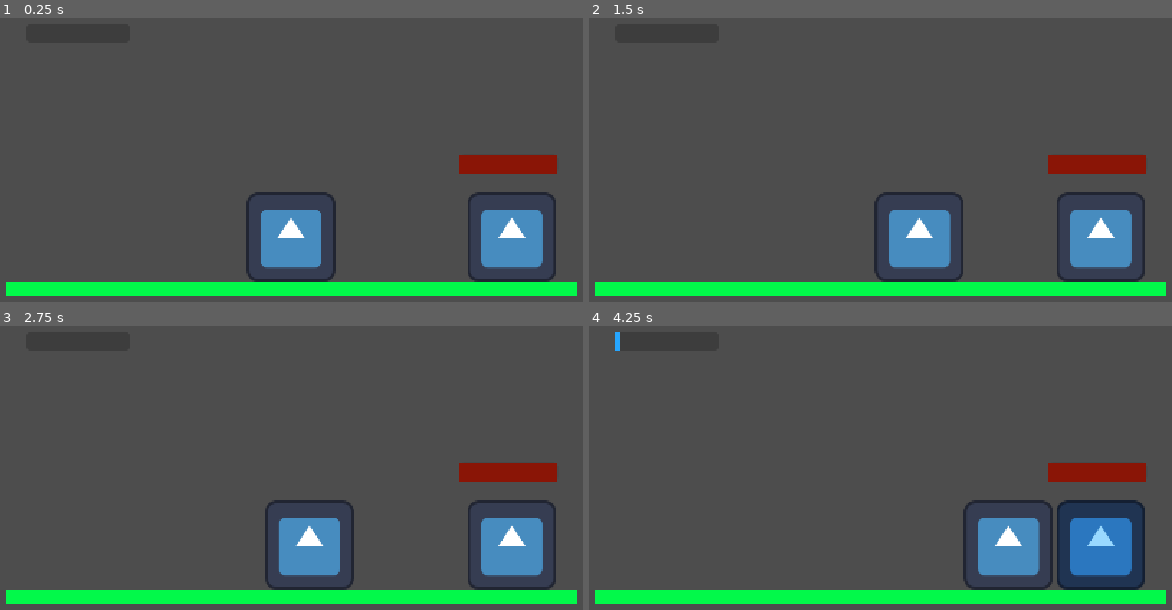
Above: before the commit, frames 1-4 (two rows, left to right).
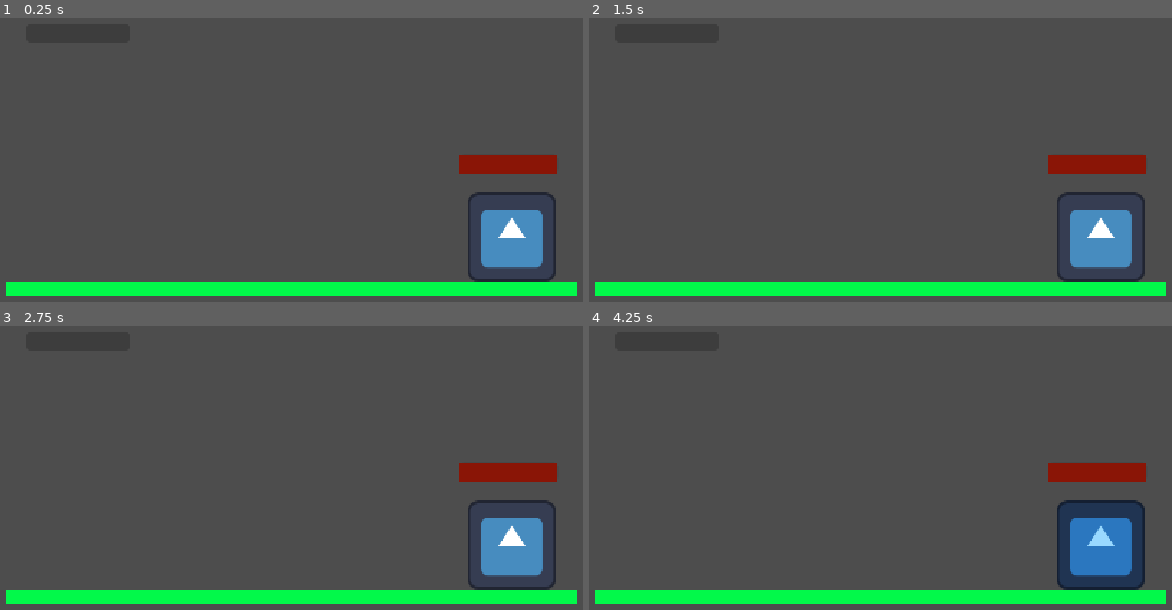
Above: after the commit, the same moments.

Repository: Santi234wa/Proyecto_juego_peleas
Game: Godot game, scene res://resources/characters/test_map.tscn
Two runs of this game, one before a commit and one after it. Both use one fixed random seed, a clock stepped at 60 frames per second and the inputs below. The project has no main scene, so this scene is started directly. The engine's default icon, where the game draws it, is replaced by a stand-in: a white triangle on a blue panel in a dark square.
Inputs:
- Up to frame 1 (0.25 s): no input
- Up to frame 2 (1.5 s): tap Enter at 0.5 s; hold D (p1_right) from 0.53 s (still down); tap F (p1_attack) at 0.6 s; tap W (p1_jump) at 0.77 s; tap S (p1_block) at 1.35 s
- Up to frame 3 (2.75 s): tap W (p1_jump) at 1.52 s; release D (p1_right) at 2.03 s; hold A (p1_left) from 2.03 s (still down); tap H (p1_transform) at 2.1 s
- Up to frame 4 (4.25 s): release A (p1_left) at 2.78 s; hold D (p1_right) from 2.78 s (still down); tap B at 2.85 s; tap W (p1_jump) at 3.02, 3.77 s; tap K at 3.6 s

The runs differ from the first frame. In frame 1, 2.7% of the frame differs, in the area x 42-58%, y 61-93%; in frame 2, 2.8%; in frame 3, 2.7%; in frame 4, 2.9%, in the area x 4-80%, y 2-93%.

Commit message:
tune: Calibrar timing del ataque (startup delay 0.28s) segun los frames del sprite de Goku

Diff:
--- a/resources/characters/goku.tres
+++ b/resources/characters/goku.tres
@@ -6,27 +6,9 @@
 script = ExtResource("1_g6noj")
 id = "goku"
 display_name = "Goku"
-max_health = 100.0
-max_energy = 100.0
 move_speed = 200.0
-jump_force = -500.0
-gravity_scale = 1.0
-damage_basic = 8.0
-damage_special = 20.0
-energy_cost_special = 25.0
-energy_cost_transform = 40.0
-attack_duration = 0.5
-attack_active_start = 0.1
-attack_active_end = 0.35
-hurt_duration = 0.4
-energy_on_hit_dealt = 10.0
-energy_on_hit_taken = 5.0
-transform_name = "Super Saiyajin"
-transform_speed_mult = 1.35
-transform_damage_mult = 1.5
-ki_drain_per_second = 8.0
-ki_gain_hit_mult_transformed = 0.3
+attack_duration = 0.65
+attack_active_start = 0.28
+attack_active_end = 0.48
 transform_cooldown = 8.0
-is_locked_by_default = false
-unlock_cost = 0
 dialogue_key = "goku_story"
--- a/resources/characters/goku.tscn
+++ b/resources/characters/goku.tscn
@@ -2,62 +2,174 @@
 
 [ext_resource type="Script" uid="uid://ckhrqkqpdwy0d" path="res://scripts/characters/goku.gd" id="1_rwjit"]
 [ext_resource type="Resource" uid="uid://bkg06l82b2gr6" path="res://resources/characters/goku.tres" id="2_j34ol"]
-[ext_resource type="Texture2D" uid="uid://iwaacjno3yc6" path="res://icon.svg" id="3_jxlal"]
+[ext_resource type="Texture2D" uid="uid://bbjhf6xuw7aag" path="res://assets/sprites/goku/attack/attack_00.png" id="3_gq6h0"]
+[ext_resource type="Texture2D" uid="uid://0qamtbpy44k4" path="res://assets/sprites/goku/attack/attack_01.png" id="4_cevjo"]
 [ext_resource type="Script" uid="uid://b62lh3r0wglh5" path="res://scripts/states/state_machine.gd" id="4_eoue0"]
 [ext_resource type="Script" uid="uid://7vk7xj544oko" path="res://scripts/states/idle_state.gd" id="5_7on5h"]
+[ext_resource type="Texture2D" uid="uid://bbl5tr0melcha" path="res://assets/sprites/goku/attack/attack_02.png" id="5_k36qr"]
 [ext_resource type="Script" uid="uid://cgorcm1v17hry" path="res://scripts/states/walk_state.gd" id="6_gkl1l"]
+[ext_resource type="Texture2D" uid="uid://dggexfa3km4t3" path="res://assets/sprites/goku/attack/attack_03.png" id="6_js25u"]
+[ext_resource type="Texture2D" uid="uid://cnueceio123e1" path="res://assets/sprites/goku/attack/attack_04.png" id="7_arw5b"]
 [ext_resource type="Script" uid="uid://cw2o4fa5ry5pl" path="res://scripts/states/jump_state.gd" id="7_gu68j"]
 [ext_resource type="Script" uid="uid://cr5vlmwtjucgf" path="res://scripts/states/attack_state.gd" id="8_l8ill"]
+[ext_resource type="Texture2D" uid="uid://cyh1ouuif48mw" path="res://assets/sprites/goku/attack/attack_05.png" id="8_v41t1"]
+[ext_resource type="Texture2D" uid="uid://djik16bhqjnv2" path="res://assets/sprites/goku/attack/attack_06.png" id="9_ocief"]
 [ext_resource type="Script" uid="uid://dmaw6h7f15dkd" path="res://scripts/states/hurt_state.gd" id="9_pay4t"]
+[ext_resource type="Texture2D" uid="uid://cxty8q8ut3t31" path="res://assets/sprites/goku/idle/idle_00.png" id="10_2u3w6"]
 [ext_resource type="Script" uid="uid://b8vp81j44bq70" path="res://scripts/states/ko_state.gd" id="10_j04nu"]
+[ext_resource type="Texture2D" uid="uid://ofodsdetws2p" path="res://assets/sprites/goku/idle/idle_01.png" id="11_f776k"]
 [ext_resource type="Script" uid="uid://2ipip1e7ygr6" path="res://scripts/utils/hitbox.gd" id="11_gkl1l"]
 [ext_resource type="Script" uid="uid://yj6urpfcrhmd" path="res://scripts/states/block_state.gd" id="11_gu68j"]
+[ext_resource type="Texture2D" uid="uid://emrkk3qlx5iu" path="res://assets/sprites/goku/idle/idle_02.png" id="12_0l7mt"]
 [ext_resource type="Script" uid="uid://sn6wyjvs3f1a" path="res://scripts/utils/hurtbox.gd" id="12_gu68j"]
+[ext_resource type="Texture2D" uid="uid://ck5gcj1crqrur" path="res://assets/sprites/goku/idle/idle_03.png" id="13_2nly2"]
+[ext_resource type="Texture2D" uid="uid://ce8mx4b7xf4kl" path="res://assets/sprites/goku/idle/idle_04.png" id="14_r3pc8"]
+[ext_resource type="Texture2D" uid="uid://cowns1gt3r8ii" path="res://assets/sprites/goku/idle/idle_05.png" id="15_dxn1t"]
+[ext_resource type="Texture2D" uid="uid://3mtp7ooxjp66" path="res://assets/sprites/goku/idle/idle_06.png" id="16_wpue1"]
+[ext_resource type="Texture2D" uid="uid://dle1nlue2c62s" path="res://assets/sprites/goku/jump/jump_00.png" id="17_rt0y5"]
+[ext_resource type="Texture2D" uid="uid://dvysbd1uvqirh" path="res://assets/sprites/goku/jump/jump_01.png" id="18_m2bds"]
+[ext_resource type="Texture2D" uid="uid://d4bbyoldbhp6v" path="res://assets/sprites/goku/jump/jump_02.png" id="19_p2kb7"]
+[ext_resource type="Texture2D" uid="uid://e3s4vmy4bmen" path="res://assets/sprites/goku/jump/jump_03.png" id="20_l04eh"]
+[ext_resource type="Texture2D" uid="uid://1u05n4v1lt08" path="res://assets/sprites/goku/jump/jump_04.png" id="21_y3byq"]
+[ext_resource type="Texture2D" uid="uid://dtm271urf01cy" path="res://assets/sprites/goku/jump/jump_05.png" id="22_acec8"]
+[ext_resource type="Texture2D" uid="uid://cph82q41rj336" path="res://assets/sprites/goku/jump/jump_06.png" id="23_ghmcm"]
+[ext_resource type="Texture2D" uid="uid://bsnfc1w653oo5" path="res://assets/sprites/goku/jump/jump_07.png" id="24_b76ca"]
+[ext_resource type="Texture2D" uid="uid://dmgt5cx81uwnw" path="res://assets/sprites/goku/jump/jump_08.png" id="25_5px6a"]
+[ext_resource type="Texture2D" uid="uid://y4dk57rbqorp" path="res://assets/sprites/goku/walk/walk_00.png" id="26_tgk5q"]
+[ext_resource type="Texture2D" uid="uid://b3k6cjclkfw0q" path="res://assets/sprites/goku/walk/walk_01.png" id="27_dbr3s"]
+[ext_resource type="Texture2D" uid="uid://h4518k7mg3hv" path="res://assets/sprites/goku/walk/walk_02.png" id="28_yc8k2"]
+[ext_resource type="Texture2D" uid="uid://dx7tpgt3swuyk" path="res://assets/sprites/goku/walk/walk_03.png" id="29_n4j3t"]
+[ext_resource type="Texture2D" uid="uid://cna38uctkvftu" path="res://assets/sprites/goku/walk/walk_04.png" id="30_5mxkk"]
+[ext_resource type="Texture2D" uid="uid://bun1311ee1b5x" path="res://assets/sprites/goku/walk/walk_05.png" id="31_ep2gh"]
+[ext_resource type="Texture2D" uid="uid://cwamq3ajsoxnc" path="res://assets/sprites/goku/walk/walk_06.png" id="32_yalmb"]
+[ext_resource type="Texture2D" uid="uid://cdptx1uh46jlb" path="res://assets/sprites/goku/walk/walk_07.png" id="33_pr4y8"]
 
 [sub_resource type="SpriteFrames" id="SpriteFrames_gbhp4"]
 animations = [{
 "frames": [{
 "duration": 1.0,
-"texture": ExtResource("3_jxlal")
+"texture": ExtResource("3_gq6h0")
+}, {
+"duration": 1.0,
+"texture": ExtResource("4_cevjo")
+}, {
+"duration": 1.0,
+"texture": ExtResource("5_k36qr")
+}, {
+"duration": 1.0,
+"texture": ExtResource("6_js25u")
+}, {
+"duration": 1.0,
+"texture": ExtResource("7_arw5b")
+}, {
+"duration": 1.0,
+"texture": ExtResource("8_v41t1")
+}, {
+"duration": 1.0,
+"texture": ExtResource("9_ocief")
 }],
 "loop": 1,
 "name": &"attack",
-"speed": 5.0
-}, {
-"frames": [{
-"duration": 1.0,
-"texture": ExtResource("3_jxlal")
+"speed": 11.0
+}, {
+"frames": [{
+"duration": 1.0,
+"texture": ExtResource("10_2u3w6")
+}, {
+"duration": 1.0,
+"texture": ExtResource("11_f776k")
+}, {
+"duration": 1.0,
+"texture": ExtResource("12_0l7mt")
+}, {
+"duration": 1.0,
+"texture": ExtResource("13_2nly2")
+}, {
+"duration": 1.0,
+"texture": ExtResource("14_r3pc8")
+}, {
+"duration": 1.0,
+"texture": ExtResource("15_dxn1t")
+}, {
+"duration": 1.0,
+"texture": ExtResource("16_wpue1")
 }],
 "loop": 1,
 "name": &"idle",
-"speed": 5.0
-}, {
-"frames": [{
-"duration": 1.0,
-"texture": ExtResource("3_jxlal")
+"speed": 8.0
+}, {
+"frames": [{
+"duration": 1.5,
+"texture": ExtResource("17_rt0y5")
+}, {
+"duration": 1.0,
+"texture": ExtResource("18_m2bds")
+}, {
+"duration": 1.0,
+"texture": ExtResource("19_p2kb7")
+}, {
+"duration": 1.0,
+"texture": ExtResource("20_l04eh")
+}, {
+"duration": 1.0,
+"texture": ExtResource("21_y3byq")
+}, {
+"duration": 1.0,
+"texture": ExtResource("22_acec8")
+}, {
+"duration": 1.0,
+"texture": ExtResource("23_ghmcm")
+}, {
+"duration": 1.0,
+"texture": ExtResource("24_b76ca")
+}, {
+"duration": 1.0,
+"texture": ExtResource("25_5px6a")
 }],
 "loop": 1,
 "name": &"jump",
-"speed": 5.0
-}, {
-"frames": [{
-"duration": 1.0,
-"texture": ExtResource("3_jxlal")
+"speed": 9.0
+}, {
+"frames": [{
+"duration": 1.0,
+"texture": ExtResource("26_tgk5q")
+}, {
+"duration": 1.0,
+"texture": ExtResource("27_dbr3s")
+}, {
+"duration": 1.0,
+"texture": ExtResource("28_yc8k2")
+}, {
+"duration": 1.0,
+"texture": ExtResource("29_n4j3t")
+}, {
+"duration": 1.0,
+"texture": ExtResource("30_5mxkk")
+}, {
+"duration": 1.0,
+"texture": ExtResource("31_ep2gh")
+}, {
+"duration": 1.0,
+"texture": ExtResource("32_yalmb")
+}, {
+"duration": 1.0,
+"texture": ExtResource("33_pr4y8")
 }],
 "loop": 1,
 "name": &"walk",
-"speed": 5.0
+"speed": 15.0
 }]
 
-[sub_resource type="CapsuleShape2D" id="CapsuleShape2D_d4dkj"]
-radius = 64.0
-height = 128.0
-
-[sub_resource type="RectangleShape2D" id="RectangleShape2D_5m0q7"]
-size = Vector2(123, 127)
-
-[sub_resource type="RectangleShape2D" id="RectangleShape2D_gbhp4"]
-size = Vector2(26, 20)
+[sub_resource type="CapsuleShape2D" id="CapsuleShape2D_be2pa"]
+radius = 11.0
+height = 50.0
+
+[sub_resource type="CapsuleShape2D" id="CapsuleShape2D_2cjrf"]
+radius = 9.0
+height = 50.0
+
+[sub_resource type="RectangleShape2D" id="RectangleShape2D_k7kus"]
+size = Vector2(18, 6)
 
 [sub_resource type="RectangleShape2D" id="RectangleShape2D_d4dkj"]
 size = Vector2(122, 125)
@@ -68,11 +180,12 @@
 
 [node name="AnimatedSprite2D" type="AnimatedSprite2D" parent="." unique_id=906207952]
 sprite_frames = SubResource("SpriteFrames_gbhp4")
-animation = &"idle"
+animation = &"attack"
+frame_progress = 0.18552849
 
 [node name="CollisionShape2D" type="CollisionShape2D" parent="." unique_id=1141331218]
 visible = false
-shape = SubResource("CapsuleShape2D_d4dkj")
+shape = SubResource("CapsuleShape2D_be2pa")
 
 [node name="StateMachine" type="Node" parent="." unique_id=123822527]
 script = ExtResource("4_eoue0")
@@ -105,13 +218,12 @@
 script = ExtResource("11_gkl1l")
 
 [node name="CollisionShape2D" type="CollisionShape2D" parent="Hitbox" unique_id=426844482]
-visible = false
-position = Vector2(0.5, -0.5)
-shape = SubResource("RectangleShape2D_5m0q7")
+position = Vector2(-2, -4)
+shape = SubResource("CapsuleShape2D_2cjrf")
 
 [node name="CollisionShape2D2" type="CollisionShape2D" parent="Hitbox" unique_id=1137611394]
-position = Vector2(54, -4)
-shape = SubResource("RectangleShape2D_gbhp4")
+position = Vector2(17, -6)
+shape = SubResource("RectangleShape2D_k7kus")
 
 [node name="Hurtbox" type="Area2D" parent="." unique_id=236085236]
 visible = false
--- a/resources/characters/test_map.tscn
+++ b/resources/characters/test_map.tscn
@@ -1,8 +1,8 @@
 [gd_scene format=3 uid="uid://cscujbicxkd85"]
 
-[ext_resource type="PackedScene" uid="uid://cmx5akjfjgexa" path="res://scenes/characters/goku.tscn" id="1_b5vwe"]
 [ext_resource type="PackedScene" uid="uid://c5pbf144hl3uu" path="res://dummy.tscn" id="2_6qg6x"]
 [ext_resource type="Script" uid="uid://dm21o2burc2i5" path="res://scripts/ui/health_bar_ui.gd" id="3_t1lok"]
+[ext_resource type="PackedScene" uid="uid://cmx5akjfjgexa" path="res://resources/characters/goku.tscn" id="4_r8awe"]
 [ext_resource type="Script" uid="uid://o83hy2l6ax0m" path="res://scripts/ui/energy_bar_ui.gd" id="4_t1lok"]
 
 [sub_resource type="RectangleShape2D" id="RectangleShape2D_5m0q7"]
@@ -21,9 +21,6 @@
 offset_right = 823.0
 offset_bottom = 77.0
 color = Color(0.007843138, 0.9764706, 0.2901961, 1)
-
-[node name="goku" parent="." unique_id=763281003 instance=ExtResource("1_b5vwe")]
-position = Vector2(411, -10)
 
 [node name="Camera2D" type="Camera2D" parent="." unique_id=961781016]
 position = Vector2(411, 0)
@@ -46,4 +43,6 @@
 offset_right = 179.0
 offset_bottom = -287.0
 script = ExtResource("4_t1lok")
-character_path = NodePath("../goku")
+
+[node name="goku" parent="." unique_id=763281003 instance=ExtResource("4_r8awe")]
+position = Vector2(182, -22)
--- a/scripts/characters/character_data.gd
+++ b/scripts/characters/character_data.gd
@@ -30,12 +30,15 @@
 @export var energy_cost_transform: float = 40.0  ## Ki mínimo requerido para activar
 
 # ---------------------------------------------------------------------------
-# Timing del ataque
+# Timing del ataque (Calibrado con los sprites reales de Goku: 8 frames)
+# Frames 0-3 (0.0s - 0.28s): Wind-up (preparación del golpe)
+# Frames 4-5 (0.28s - 0.48s): Extensión máxima del puño (Hitbox activa)
+# Frames 6-7 (0.48s - 0.65s): Recovery (recogida del brazo)
 # ---------------------------------------------------------------------------
 @export_group("Timing de Ataque")
-@export var attack_duration: float = 0.5
-@export var attack_active_start: float = 0.1
-@export var attack_active_end: float = 0.35
+@export var attack_duration: float = 0.65
+@export var attack_active_start: float = 0.28
+@export var attack_active_end: float = 0.48
 
 # ---------------------------------------------------------------------------
 # Hitstun
